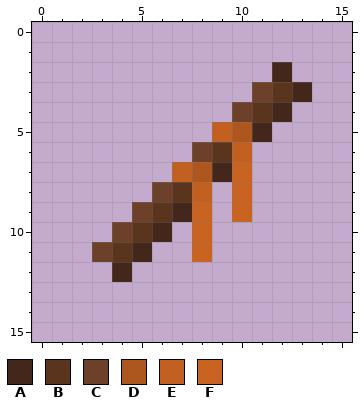
Pixel-art sprite -- Dm2RP/textures/items/dragon_items/dragon_whistle_orange.png. The picture above was drawn from the file before the commit.
The file is 16x16 pixels. Colours within 5 levels of each other are drawn and written as one.
Palette (. is transparent): A #43271a  B #5b341d  C #6c4029  D #ad561e  E #c26022  F #c86322
Pixels before, first column x 3:
 2 .........A.
 3 ........CBA
 4 .......CBA.
 5 ......EDA..
 6 .....CBE...
 7 ....EDAF...
 8 ...CBE.F...
 9 ..CBAF.F...
10 .CBA.F.....
11 CBA..F.....
12 .A.........
And afterwards:
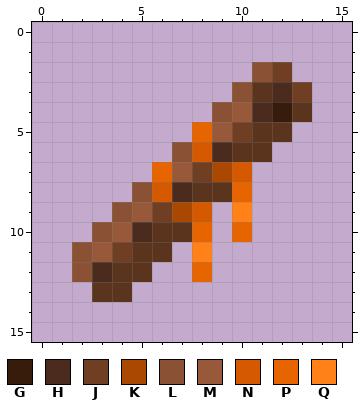
Colours new in this view: G #371c0b  H #4a2b1d  J #703f23  K #aa4700  L #8a5135  M #98593b  N #d55900  P #e66500  Q #ff8118
Changes in this commit:
Changed rows in their new state; - is an unchanged pixel.
first column x 2:
 2 ---------LJ-
 3 --------LBHJ
 4 -------LMHGB
 5 ------PMJBB-
 6 -----LNHBB--
 7 ----PMJKN---
 8 ---LNHBBP---
 9 --LMJKN-Q---
10 -LMHBBP-P---
11 LMJBB-Q-----
12 LHBB--P-----
13 -BB---------
